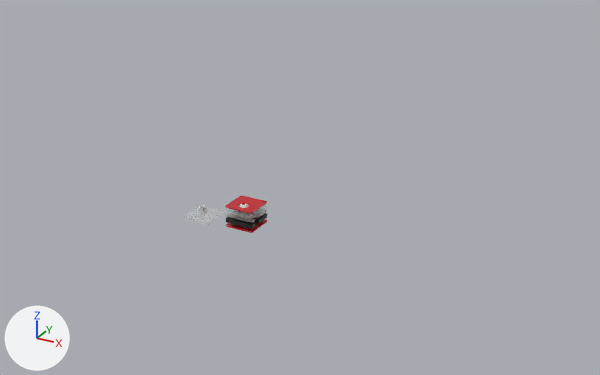
The Blender file HAMKey.blend as it was, and as the next commit left it.
Before and after are seen from a 50 mm lens placed at (887.0, -1218.0, 723.0), pointed at (152.0, 119.0, 54.0). Lighting does not change. The marker at lower left points along +X, +Y and +Z.

In view in the first picture: 'cover.top1'.
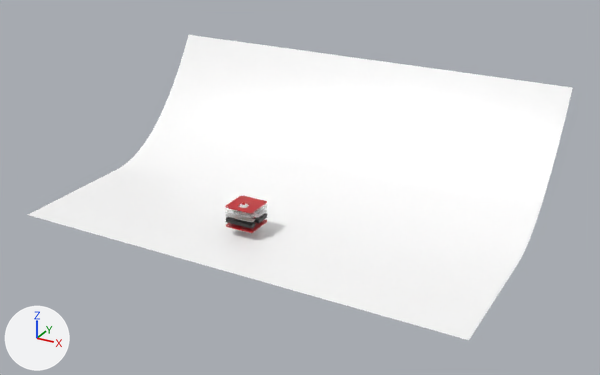
ob_cube_003 is not drawn itself; it is used by a modifier of ob_cover_top1.
ob_cube_004 is not drawn itself; it is used by a modifier of ob_cover_top1.
ob_cube_006 is not drawn itself; it is used by a modifier of ob_cover_top1, ob_cover_top2.

The change, as a diff of the scene's bpy script:
```diff
--- a/HAMKey.blend.py
+++ b/HAMKey.blend.py
@@ ob_bg @@
 ob_bg.scale = (-46.3, -13.9, -25.6)
-ob_bg.hide_render = True
@@ ob_cover_top1 @@
 _m = ob_cover_top1.modifiers.new('Boolean.004', 'BOOLEAN')
 _m.object = ob_cube_008
+ob_cover_top1.hide_set(True)  # its collection is switched off
@@ ob_cube_003 @@
 ob_cube_003.scale = (1.0, 1.0, 7.5)
-ob_cube_003.hide_set(True)
@@ ob_cube_004 @@
 ob_cube_004.scale = (1.0, 1.0, 7.5)
-ob_cube_004.hide_set(True)
@@ ob_cube_006 @@
 ob_cube_006.scale = (1.0, 1.0, 7.5)
-ob_cube_006.hide_set(True)
```

What differs and where, as boxes [x1, y1, x2, y2] in the pictures (600 x 375 px):
'bg', shown
    after: [28, 35, 573, 340]
'cover.top1', hidden
    before: [184, 205, 224, 225]
